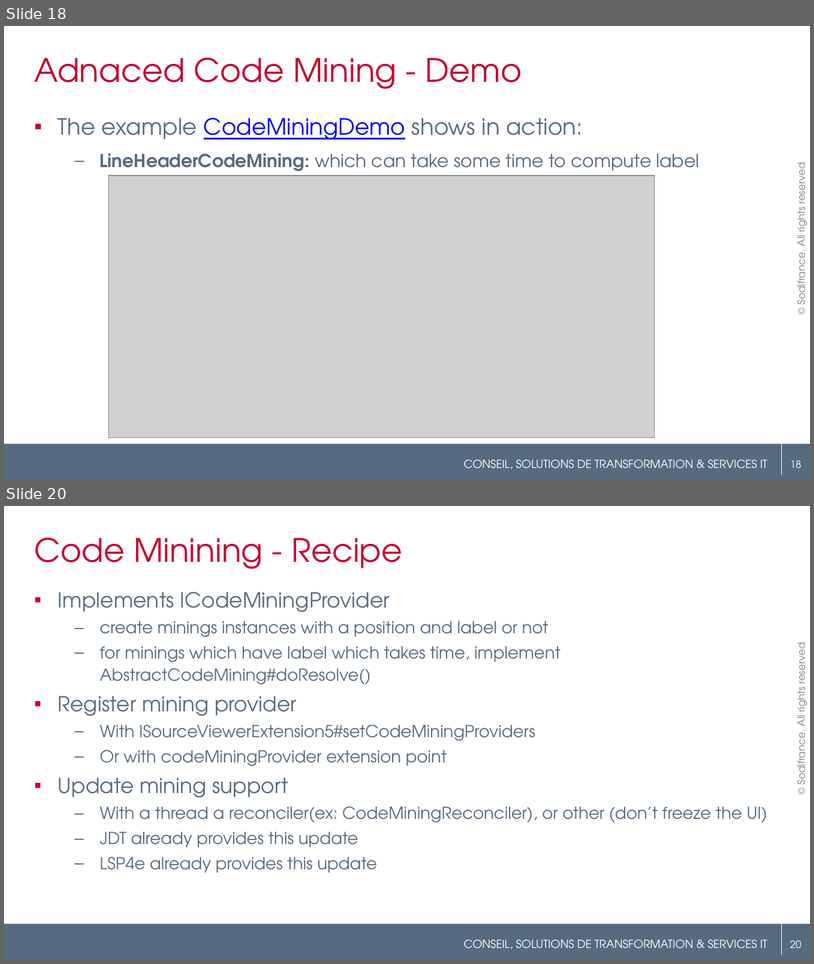
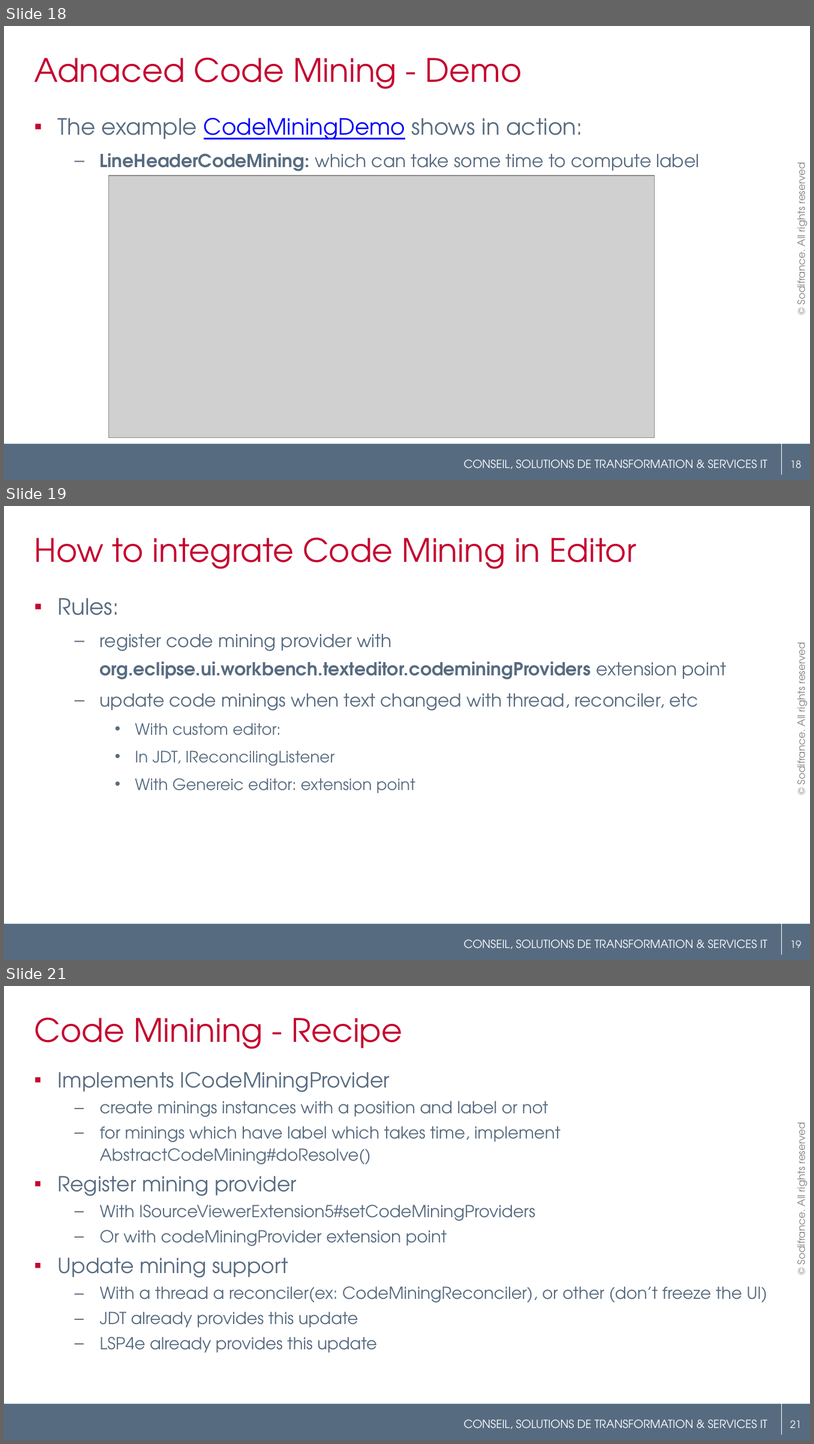
Before and after one commit to angelozerr/EclipseConFrance2018, a slide deck: EclipseConFrance2018_CodeMining.pptx. Shown one above the other, each under a label of ours: slides 18 and 20 before the commit, slides 18, 19 and 21 after it; the slides between them are not shown. The pictures are 814x964 and 814x1444 pixels, drawn with LibreOffice and Linux fonts; fonts in the diff are those of the drawing; grey boxes stand for pictures; background and template pictures are left out. Boxes give left, top, right and bottom in pixels: in the first picture for what was removed or moved away, otherwise in the second. Text is boxed around its words. In the diff, an @@ line names an element or a change of style, - is before the commit and + after.

```diff
--- a/EclipseConFrance2018_CodeMining.pptx
+++ b/EclipseConFrance2018_CodeMining.pptx
@@ slide 19 added at [4, 506, 810, 960], background #FFFFFF; not listed: 5 template elements that a slide beside it also shows @@
@@ title added at [34, 537, 637, 569], 28.8 pt, text #C5062F @@
+How to integrate Code Mining in Editor
@@ text added at [100, 634, 727, 793], 16 pt, text #576B80 @@
+▪ Rules:
+  – register code mining provider with org.eclipse.ui.workbench.texteditor.codeminingProviders extension point
+  – update code minings when text changed with thread, reconciler, etc
+    • With custom editor:
+    • In JDT, IReconcilingListener
+    • With Genereic editor: extension point
@@ what was slide 20 is now slide 21 @@
@@ page number at [791, 1420, 802, 1428]: text changed @@
-20
+21
```
Also in this commit, not shown: 3 slides changed.
